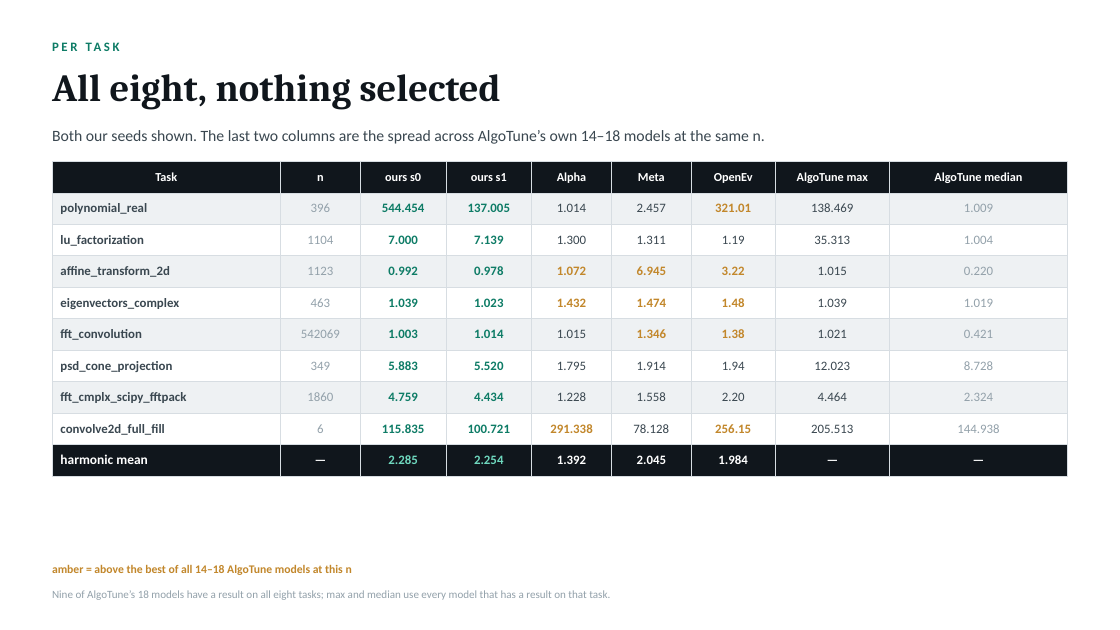
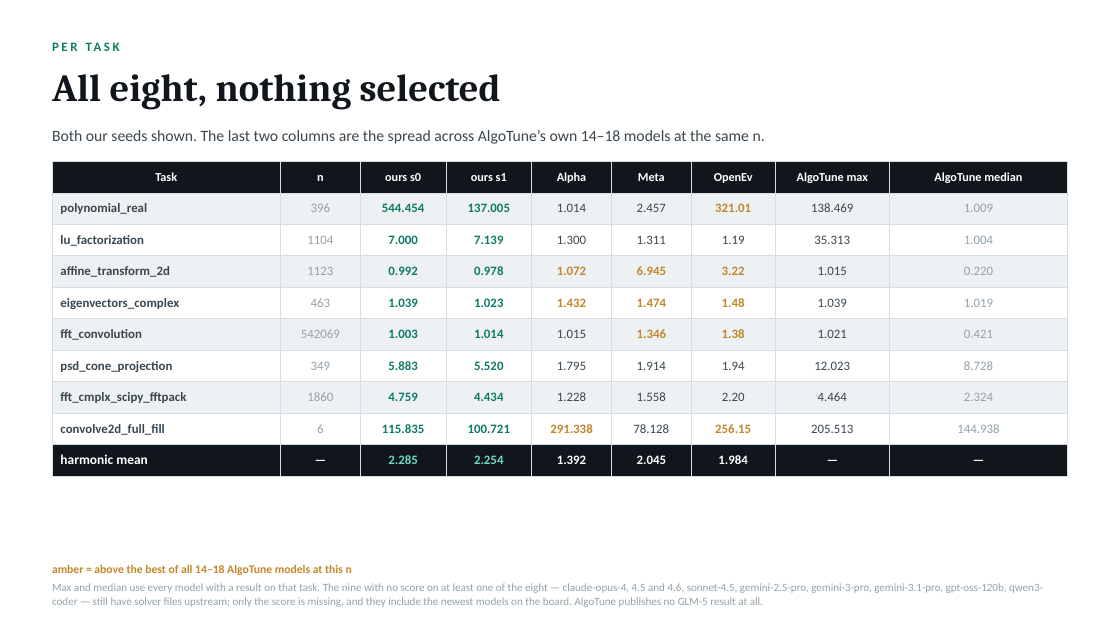
Before and after one commit to Birfy/agentdescent, a slide deck: slide 5 of bench/results/decks/algotune-eight-tasks.pptx. Drawn at 1120x630 pixels with LibreOffice and Linux fonts; fonts in the diff are those of the drawing. Boxes give left, top, right and bottom in pixels: in the first picture for what was removed or moved away, otherwise in the second. Text is boxed around its words. In the diff, an @@ line names an element or a change of style, - is before the commit and + after.

```diff
--- a/bench/results/decks/algotune-eight-tasks.pptx
+++ b/bench/results/decks/algotune-eight-tasks.pptx
@@ text at box(52, 583, 1043, 607): text changed @@
-Nine of AlgoTune’s 18 models have a result on all eight tasks; max and median use every model that has a result on that task.
+Max and median use every model with a result on that task. The nine with no score on at least one of the eight — claude-opus-4, 4.5 and 4.6, sonnet-4.5, gemini-2.5-pro, gemini-3-pro, gemini-3.1-pro, gpt-oss-120b, qwen3-coder — still have solver files upstream; only the score is missing, and they include the newest models on the board. AlgoTune publishes no GLM-5 result at all.
```
Also in this commit, not shown: 1 other slide changed, 1 slide added, 1 slide removed, 2 other files.
